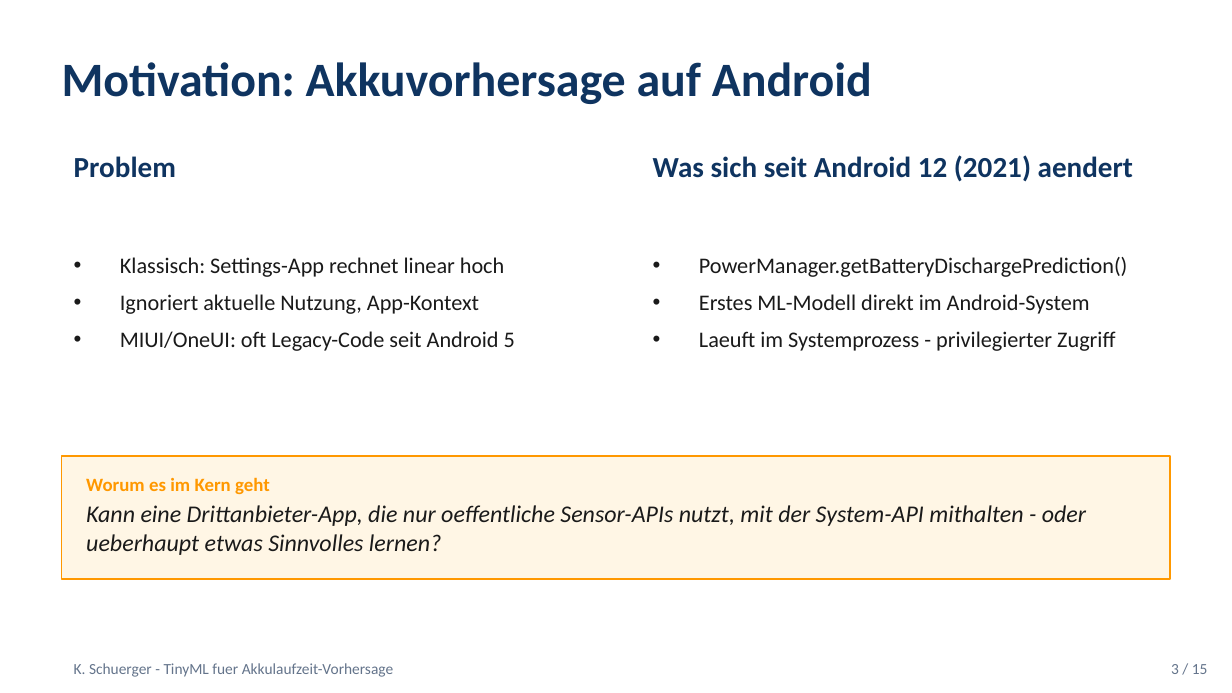
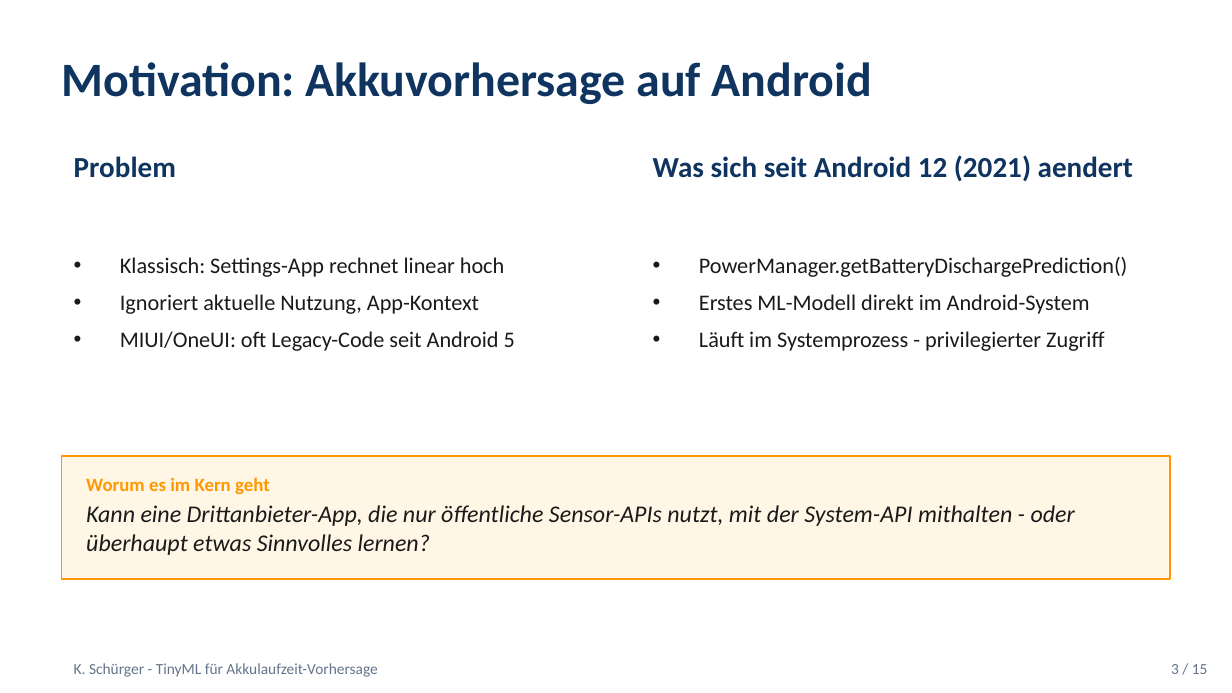
Before and after one commit to Keno-fsdf/HandyUsageRepo, a slide deck: slide 3 of paper/Paper_Verteidigung.pptx. Drawn at 1232x693 pixels with LibreOffice and Linux fonts; fonts in the diff are those of the drawing. Boxes give left, top, right and bottom in pixels: in the first picture for what was removed or moved away, otherwise in the second. Text is boxed around its words. In the diff, an @@ line names an element or a change of style, - is before the commit and + after.

```diff
--- a/paper/Paper_Verteidigung.pptx
+++ b/paper/Paper_Verteidigung.pptx
@@ text at [699,331,1104,351]: text changed @@
-• Laeuft im Systemprozess - privilegierter Zugriff
+• Läuft im Systemprozess - privilegierter Zugriff
@@ text at [86,505,1075,555]: text changed @@
-Kann eine Drittanbieter-App, die nur oeffentliche Sensor-APIs nutzt, mit der System-API mithalten - oder ueberhaupt etwas Sinnvolles lernen?
+Kann eine Drittanbieter-App, die nur öffentliche Sensor-APIs nutzt, mit der System-API mithalten - oder überhaupt etwas Sinnvolles lernen?
@@ text at [74,663,377,677]: text changed @@
-K. Schuerger - TinyML fuer Akkulaufzeit-Vorhersage
+K. Schürger - TinyML für Akkulaufzeit-Vorhersage
```
Also in this commit, not shown: 14 other slides changed, 1 other file.
